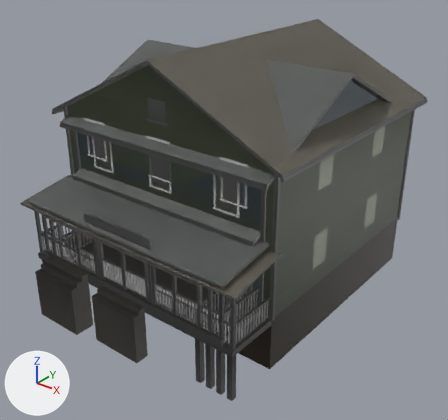
The glTF model public/models/kit/kit_beach.glb as it was, and as the next commit left it.
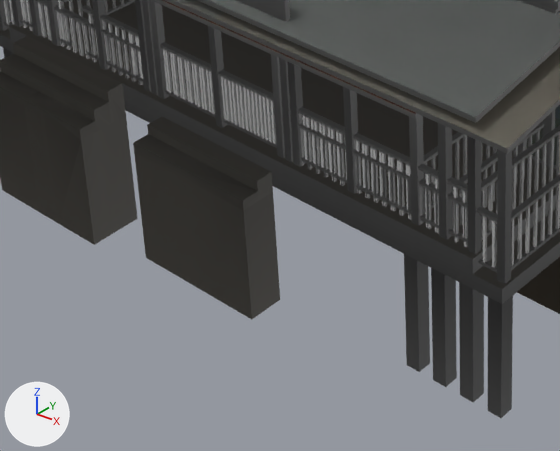
Each version is shown whole from a camera (50 mm lens) standing at (16.08, -13.68, 14.19) and looking at (0.46, 5.84, 2.09), then close up on the part from 9% to 57% of the width and 58% to 98% of the height. The axes (+X, +Y, +Z) are drawn at lower left. The lights are the same throughout. The older version's two pictures come first. Where no turn or scale is listed for an object, it has been applied to the vertices. Vertices at exactly the same position are counted once.

Script lines for the objects in view, before the commit:
```python
me_mesh_0 = bpy.data.meshes.new('Mesh_0')
me_mesh_0.from_pydata(...)  # 978 vertices, 1140 faces; spans x 1.6..10.4, y -14.7..-1.9, z 0.0..7.59
me_mesh_0.materials.append(mat_kit_atlas)  # its picture is missing
me_mesh_1 = bpy.data.meshes.new('Mesh_1')
me_mesh_1.from_pydata(...)  # 434 vertices, 582 faces; spans x 1.6..10.4, y -14.7..-1.9, z 0.0..7.59
me_mesh_1.materials.append(mat_kit_atlas)  # its picture is missing
me_mesh_2 = bpy.data.meshes.new('Mesh_2')
me_mesh_2.from_pydata(...)  # 168 vertices, 230 faces; spans x 1.6..10.4, y -14.7..-1.95, z 0.0..7.59
me_mesh_2.materials.append(mat_kit_atlas)  # its picture is missing
me_mesh_4 = bpy.data.meshes.new('Mesh_4')
me_mesh_4.from_pydata(...)  # 424 vertices, 542 faces; spans x 1.1..10.9, y -14.4..-0.9, z 0.0..8.29
me_mesh_4.materials.append(mat_kit_atlas)  # its picture is missing
ob_mesh_0 = bpy.data.objects.new('Mesh_0', me_mesh_0)
ob_mesh_0.location = (-6.0, 13.8, -2.0)
ob_mesh_1 = bpy.data.objects.new('Mesh_1', me_mesh_1)
ob_mesh_1.location = (-6.0, 13.8, -2.0)
ob_mesh_2 = bpy.data.objects.new('Mesh_2', me_mesh_2)
ob_mesh_2.location = (-6.0, 13.8, -2.0)
ob_mesh_4 = bpy.data.objects.new('Mesh_4', me_mesh_4)
ob_mesh_4.location = (-6.0, 13.8, -2.0)
# also in view: 'Mesh_5' at (0.0, 6.12, 2.14); 'Mesh_9' at (0.0, 6.6, 3.67); 'Mesh_3' at (0.0, 6.15, 2.14); 'Mesh_8' at (0.0, 5.97, 3.32); 'Mesh_7' at (0.0, 6.0, 3.32)
```
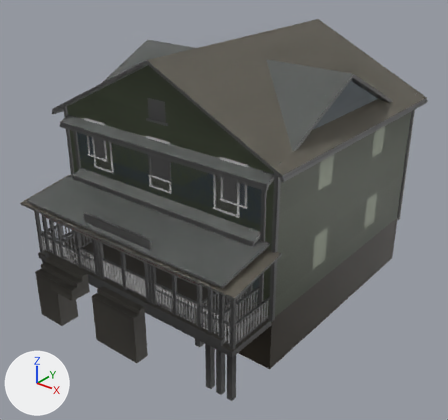
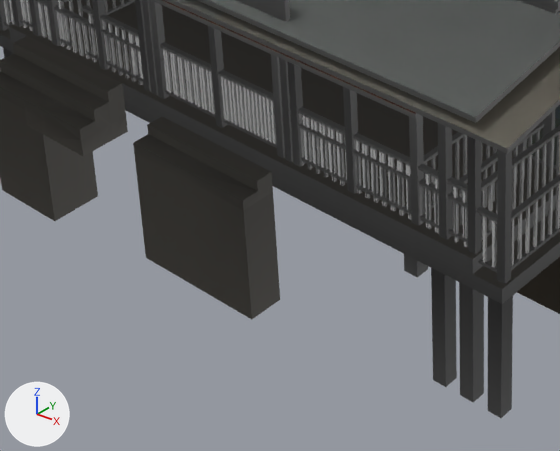
Changed parts and their boxes [x1, y1, x2, y2] in the close-ups (560 x 451 px; the box of a moved part takes in the faces that stretch with it):
'Mesh_0', reshaped: before [24, 0, 527, 372]; after [47, 0, 527, 277]
'Mesh_1', reshaped: before [38, 0, 416, 244]; after [24, 0, 416, 156]
'Mesh_2', reshaped: before [37, 0, 408, 222]; after [24, 0, 408, 156]
part 1 of me_mesh_0, moved or reshaped: before [25, 110, 520, 372]; after [404, 254, 428, 277]
part 2 of me_mesh_1, moved or reshaped: before [59, 142, 94, 244]; after [27, 117, 128, 156]
part 3 of me_mesh_2, moved or reshaped: before [45, 121, 81, 222]; after [25, 110, 126, 156]

Edits to the bpy script that builds the scene:
```text
Change me_mesh_0:
    used by ob_mesh_0; location = (-6.0, 13.8, -2.0)
    remove me_mesh_0.from_pydata(...)  # 978 vertices, 1140 faces; spans x 1.6..10.4, y -14.7..-1.9, z 0.0..7.59
    add me_mesh_0.from_pydata(...)  # 978 vertices, 1140 faces; spans x 1.6..10.4, y -14.7..-1.9, z 1.7..7.59
    me_mesh_0 part 1: all 36 vertices in x 2.0..10.0, y -14.7..-2.4, z 0.0 are moved by (0.0, 0.0, 1.7)
Change me_mesh_1:
    used by ob_mesh_1; location = (-6.0, 13.8, -2.0)
    remove me_mesh_1.from_pydata(...)  # 434 vertices, 582 faces; spans x 1.6..10.4, y -14.7..-1.9, z 0.0..7.59
    add me_mesh_1.from_pydata(...)  # 434 vertices, 582 faces; spans x 1.6..10.4, y -14.7..-1.9, z 1.7..7.59
    me_mesh_1 part 2: all 36 vertices in x 2.0..10.0, y -14.7..-2.4, z 0.0 are moved by (0.0, 0.0, 1.7)
Change me_mesh_2:
    used by ob_mesh_2; location = (-6.0, 13.8, -2.0)
    remove me_mesh_2.from_pydata(...)  # 168 vertices, 230 faces; spans x 1.6..10.4, y -14.7..-1.95, z 0.0..7.59
    add me_mesh_2.from_pydata(...)  # 168 vertices, 230 faces; spans x 1.6..10.4, y -14.7..-1.95, z 1.7..7.59
    me_mesh_2 part 3: all 11 vertices in x 2.5..3.9, y -14.7..-13.8, z 0.0 are moved by (0.0, 0.0, 1.7)
    other edits to the shape of me_mesh_2 do not show in these pictures
```
